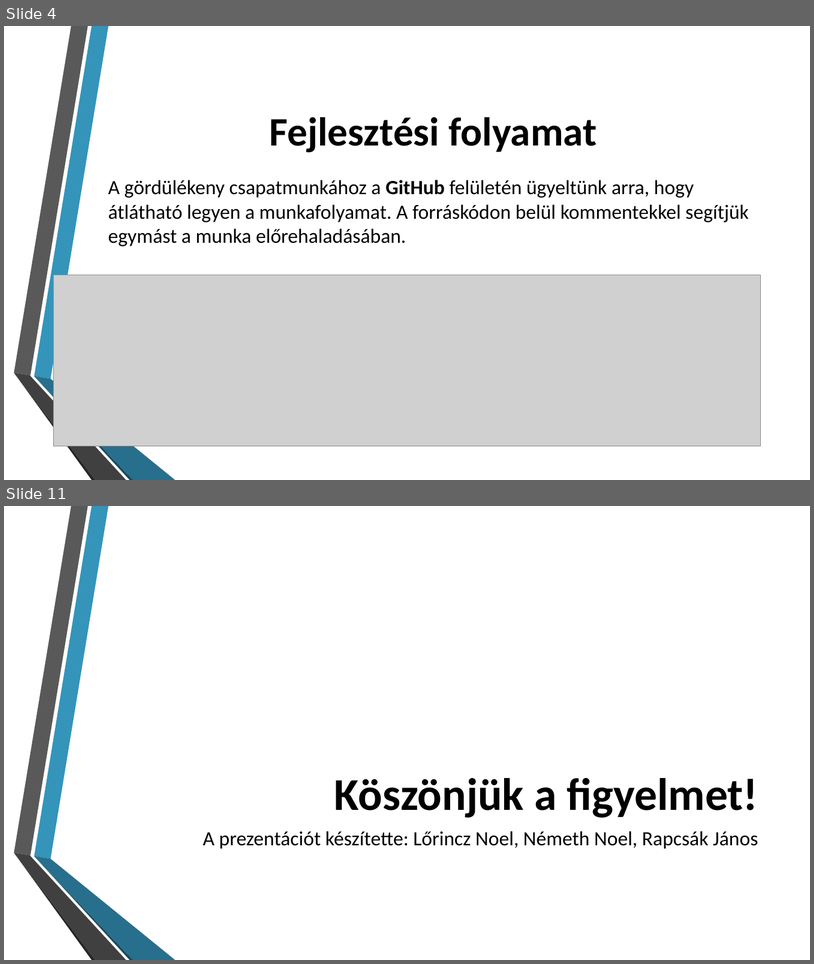
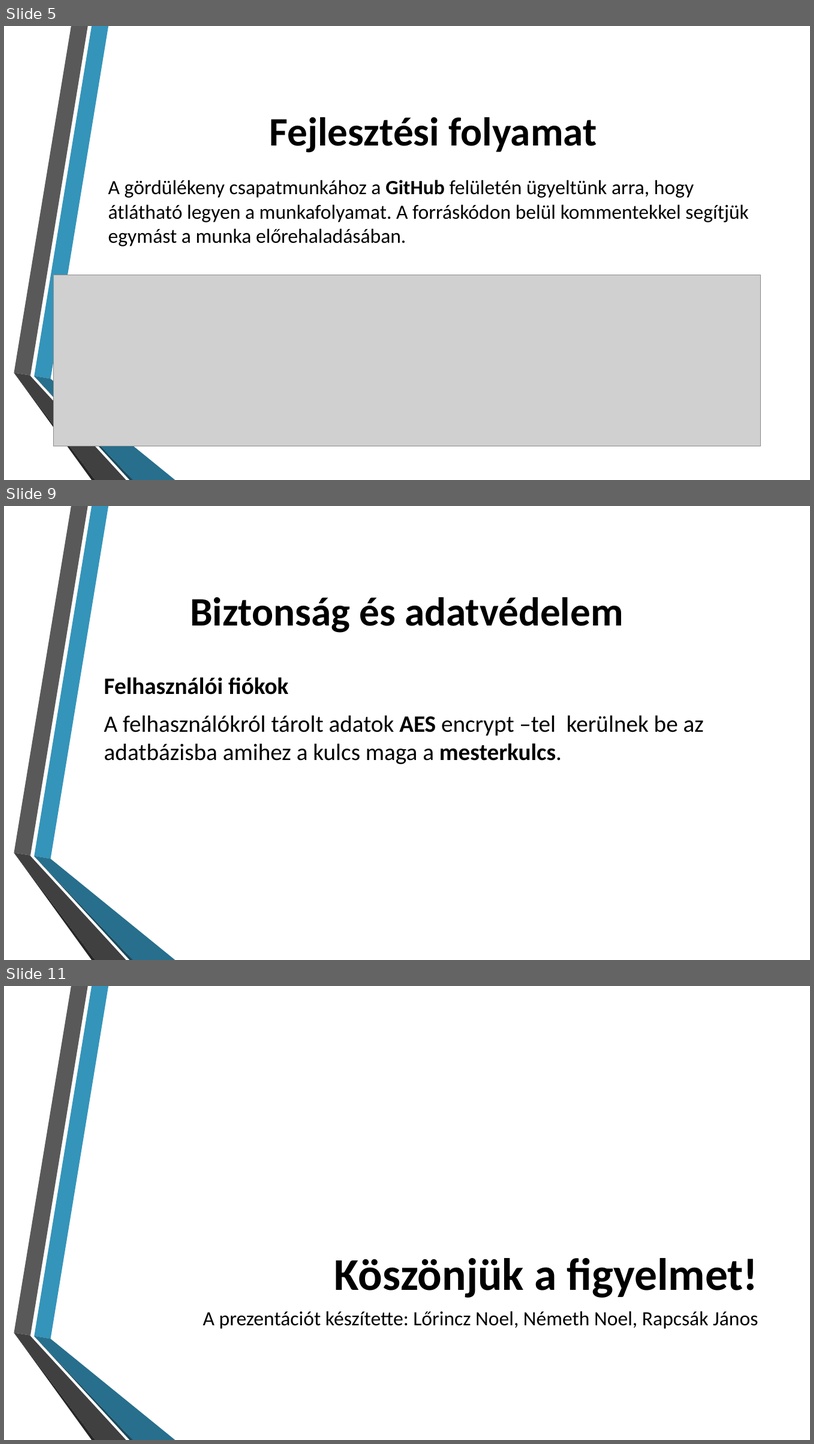
Before and after one commit to yAn2049/Aliasly-Password-Manager, a slide deck: Documents/Aliasly bemutató.pptx. Shown one above the other, each under a label of ours: slides 4 and 11 before the commit, slides 5, 9 and 11 after it; the slides between them are not shown. The pictures are 814x964 and 814x1444 pixels, drawn with LibreOffice and Linux fonts; fonts in the diff are those of the drawing; grey boxes stand for pictures; background and template pictures are left out. Boxes give left, top, right and bottom in pixels: in the first picture for what was removed or moved away, otherwise in the second. Text is boxed around its words. In the diff, an @@ line names an element or a change of style, - is before the commit and + after.

```diff
--- a/Documents/Aliasly bemutató.pptx
+++ b/Documents/Aliasly bemutató.pptx
@@ slide 9 added at bbox=[4, 506, 810, 960], background picture (left out); not listed: 6 template elements that a slide beside it also shows @@
@@ title added at bbox=[190, 597, 624, 633], 48 pt, text #000000, bold @@
+Biztonság és adatvédelem
@@ text added at bbox=[104, 677, 704, 764], 28 pt, text #000000 @@
+Felhasználói fiókok
+A felhasználókról tárolt adatok AES encrypt –tel kerülnek be az adatbázisba amihez a kulcs maga a mesterkulcs.
@@ what was slide 4 is now slide 5 @@
```
Also in this commit, not shown: 6 slides changed, 1 other slide added, 2 slides removed.
